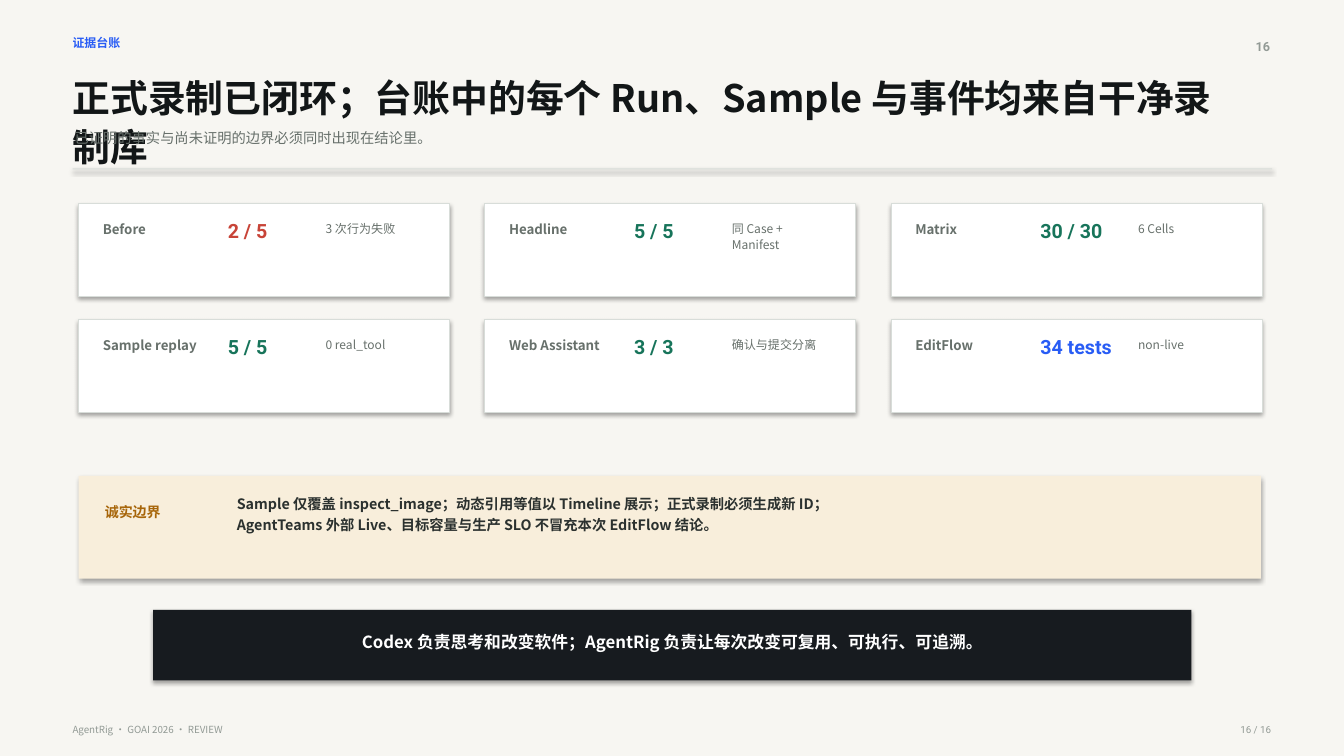
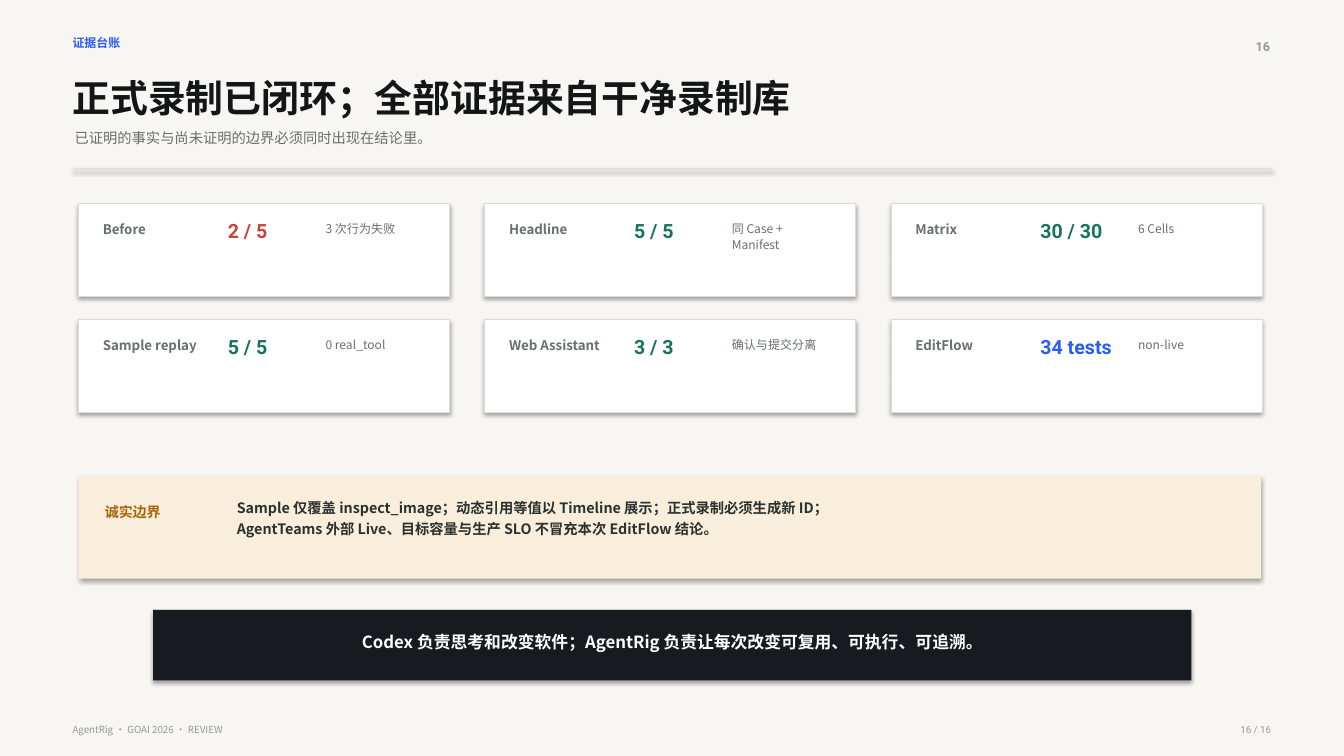
Before and after one commit to ChenCJ-io/agentrig, a slide deck: slide 16 of docs/competition/AgentRig-GOAI-2026-初赛方案.pptx. Drawn at 1344x756 pixels with LibreOffice and Linux fonts; fonts in the diff are those of the drawing. Boxes give left, top, right and bottom in pixels: in the first picture for what was removed or moved away, otherwise in the second. Text is boxed around its words. In the diff, an @@ line names an element or a change of style, - is before the commit and + after.

```diff
--- a/docs/competition/AgentRig-GOAI-2026-初赛方案.pptx
+++ b/docs/competition/AgentRig-GOAI-2026-初赛方案.pptx
@@ text at bbox=[73, 79, 791, 119]: text changed @@
-正式录制已闭环；台账中的每个 Run、Sample 与事件均来自干净录制库
+正式录制已闭环；全部证据来自干净录制库
@@ text at bbox=[237, 500, 828, 538]: text changed @@
-Sample 仅覆盖 inspect_image；动态引用等值以 Timeline 展示；正式录制必须生成新 ID；
-AgentTeams 外部 Live、目标容量与生产 SLO 不冒充本次 EditFlow 结论。
+Sample 仅覆盖 inspect_image；动态引用等值以 Timeline 展示；正式录制必须生成新 ID；
+AgentTeams 外部 Live、目标容量与生产 SLO 不冒充本次 EditFlow 结论。
```
Also in this commit, not shown: 12 other slides changed, 13 other files.
